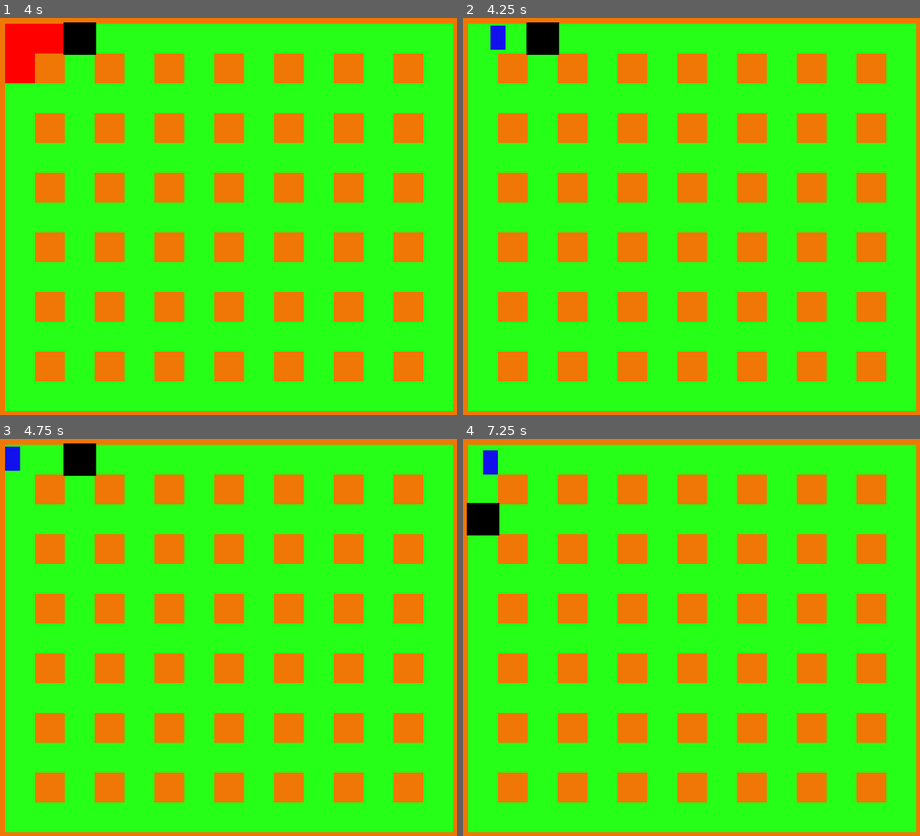
Above: before the commit, frames 1-4 (two rows, left to right).
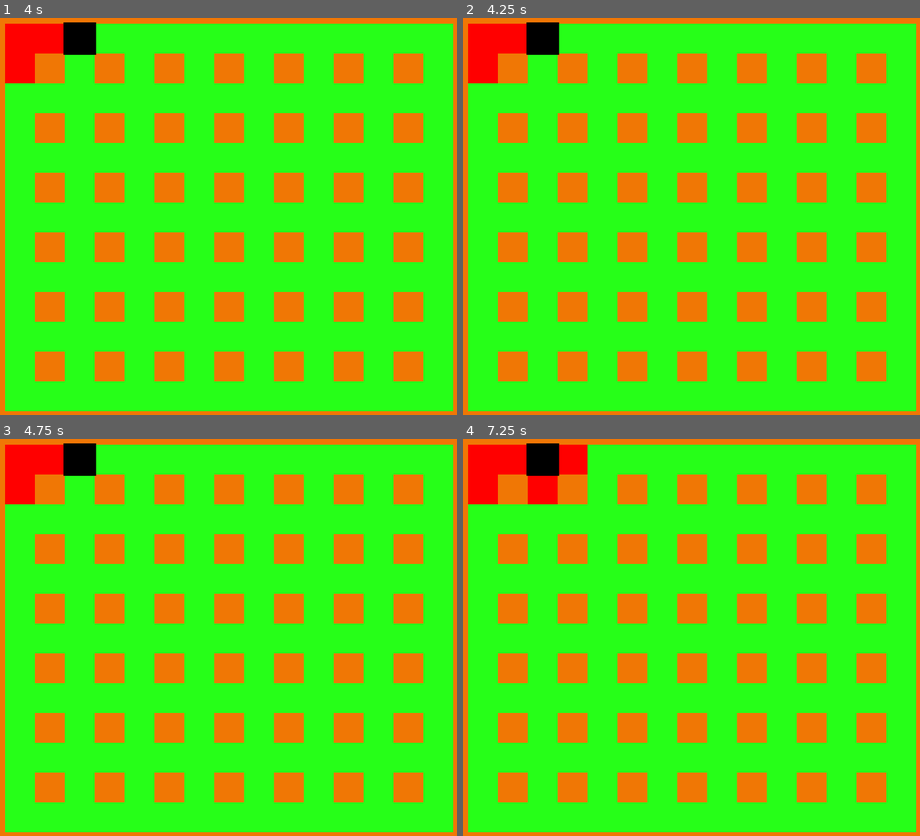
Above: after the commit, the same moments.

Repository: adrianofelix019/bomberman-clone
Game: Godot game, scene res://scenes/main_game.tscn
Two runs of this game, one before a commit and one after it. Both use one fixed random seed, a clock stepped at 60 frames per second and the inputs below.
Inputs:
- Up to frame 1 (4 s): tap Enter at 0.5 s; hold Right (ui_right) 0.53-1.28 s; hold K (place_bomb) 0.53-1.28 s; hold Down (ui_down) 1.28-2.03 s; tap K (place_bomb) at 1.35, 2.85 s; hold Right (ui_right) 2.03-2.78 s; hold K (place_bomb) 2.03-2.78 s; tap Space at 2.75 s; hold Up (ui_up) 2.78-3.53 s; hold Left (ui_left) from 3.53 s (still down); hold K (place_bomb) from 3.53 s (still down)
- Up to frame 2 (4.25 s): keep holding Left (ui_left); keep holding K (place_bomb)
- Up to frame 3 (4.75 s): keep holding Left (ui_left); release K (place_bomb) at 4.28 s; tap K (place_bomb) at 4.35 s
- Up to frame 4 (7.25 s): tap Enter at 5 s; release Left (ui_left) at 5.03 s; hold Down (ui_down) 5.03-5.78 s; hold K (place_bomb) 5.03-5.78 s; hold Right (ui_right) 5.78-6.53 s; tap K (place_bomb) at 5.85 s; tap Space at 6.5 s; hold Up (ui_up) from 6.53 s (still down); hold K (place_bomb) from 6.53 s (still down)

Frame 1 is identical in both runs. In frame 2, 1.4% of the frame differs, in the area x 1-14%, y 1-17%; in frame 3, 1.4%; in frame 4, 3.6%, in the area x 0-28%, y 1-25%.
Error after the commit: Invalid access to property or key 'bombs_coords' on a base object of type 'null instance'. (res://scripts/explosion.gd:44)

Commit message:
make explosion kill the player

Diff:
--- a/scenes/explosion.tscn
+++ b/scenes/explosion.tscn
@@ -18,4 +18,5 @@
 [node name="Timer" type="Timer" parent="." unique_id=1902121334]
 autostart = true
 
+[connection signal="body_entered" from="." to="." method="_on_body_entered"]
 [connection signal="timeout" from="Timer" to="." method="_on_timer_timeout"]
--- a/scripts/bomber_guy.gd
+++ b/scripts/bomber_guy.gd
@@ -161,3 +161,9 @@
 
 func get_cell_bottom_edge() -> float:
 	return get_current_cell_center().y + 8
+
+
+func die():
+	print("You died!")
+	set_physics_process(false)
+	queue_free()
--- a/scripts/explosion.gd
+++ b/scripts/explosion.gd
@@ -43,3 +43,8 @@
 func _on_timer_timeout() -> void:
 	$"../BomberGuy".bombs_coords.pop_front()
 	queue_free()
+
+
+func _on_body_entered(body: Node2D) -> void:
+	if body is CharacterBody2D:
+		body.die()
